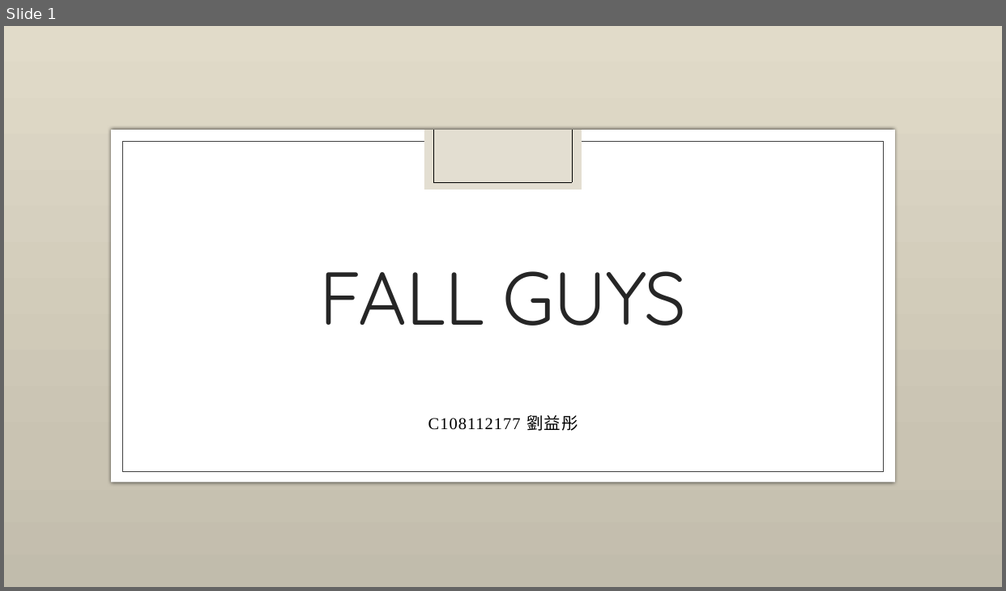
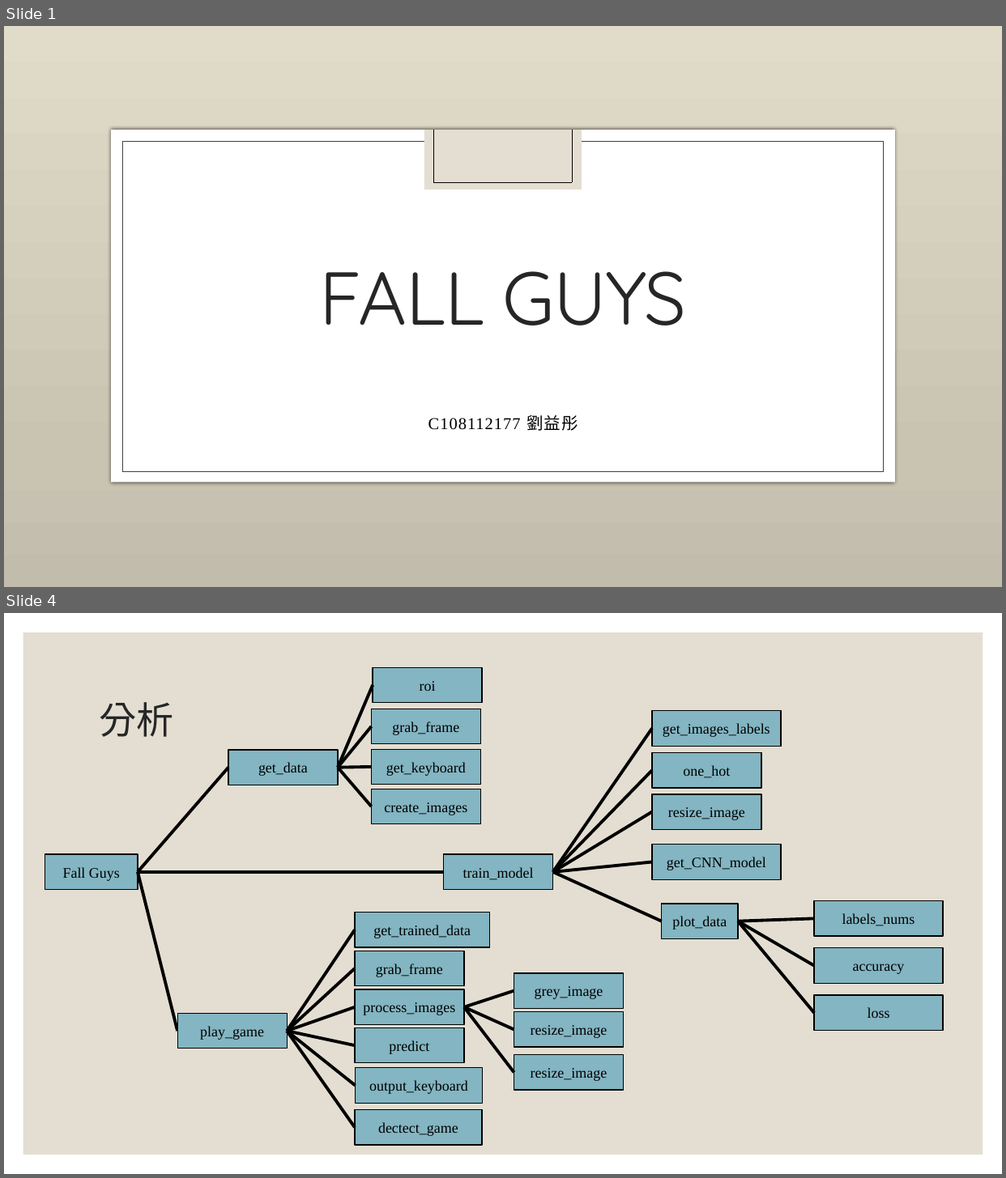
Before and after one commit to San-Zero/ML_homework, a slide deck: Fall-guys-ML.pptx. Shown one above the other, each under a label of ours: slide 1 before the commit, slides 1 and 4 after it; the slides between them are not shown. The pictures are 1006x591 and 1006x1178 pixels, drawn with LibreOffice and Linux fonts; fonts in the diff are those of the drawing; background and template pictures are left out. Boxes give left, top, right and bottom in pixels: in the first picture for what was removed or moved away, otherwise in the second. Text is boxed around its words. In the diff, an @@ line names an element or a change of style, - is before the commit and + after.

Commit message:
update ppt
more detail for the block breakdown and CNN model

```diff
--- a/Fall-guys-ML.pptx
+++ b/Fall-guys-ML.pptx
@@ slide 4 added at [4, 613, 1002, 1174], background #FFFFFF @@
@@ rectangle added at [23, 632, 983, 1155], fill #E3DED1 @@
@@ group added at [228, 667, 483, 824]: 5 rectangles, 4 lines @@
+get_data
+grab_frame
+get_keyboard
+create_images
+roi
@@ title added at [99, 702, 173, 737], 36 pt, text #262626 @@
+分析
@@ line added from (228, 767) to (138, 872), #000000 3 pt @@
@@ rectangle added at [45, 855, 138, 890], fill #83B5C2, outline #000000 1 pt, 14 pt, text #000000 @@
+Fall Guys
@@ line added from (138, 872) to (444, 872), #000000 3 pt @@
@@ line added from (138, 872) to (177, 1032), #000000 3 pt @@
@@ group added at [444, 711, 943, 1031]: 9 rectangles, 8 lines @@
+train_model
+resize_image
+one_hot
+get_CNN_model
+get_images_labels
+plot_data
+labels_nums
+accuracy
+loss
@@ group added at [177, 913, 623, 1145]: 10 rectangles, 9 lines @@
+grab_frame
+grey_image
+play_game
+get_trained_data
+resize_image
+process_images
+resize_image
+predict
+output_keyboard
+dectect_game
```
Also in this commit, not shown: 3 slides changed, 8 other slides added, 3 slides removed.
